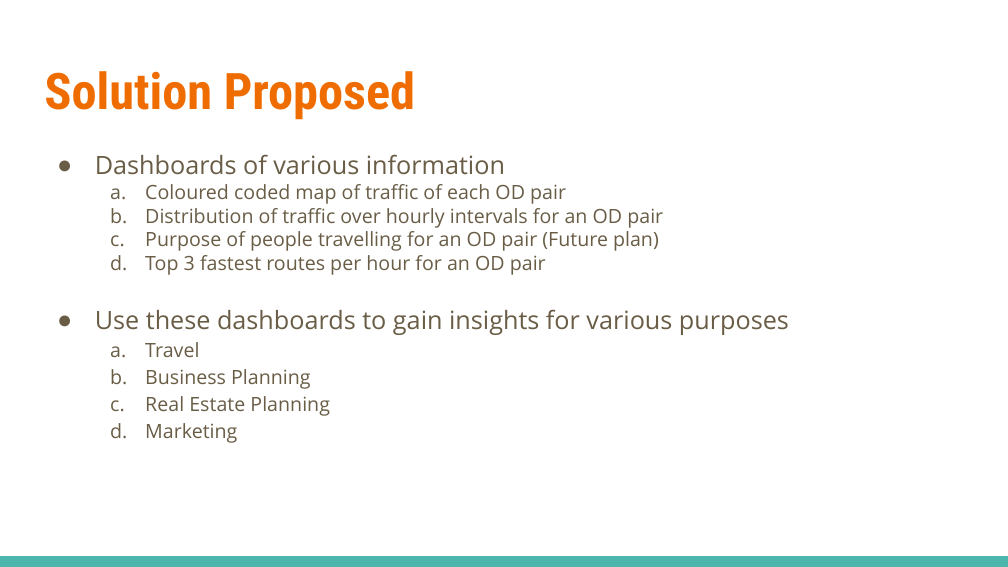
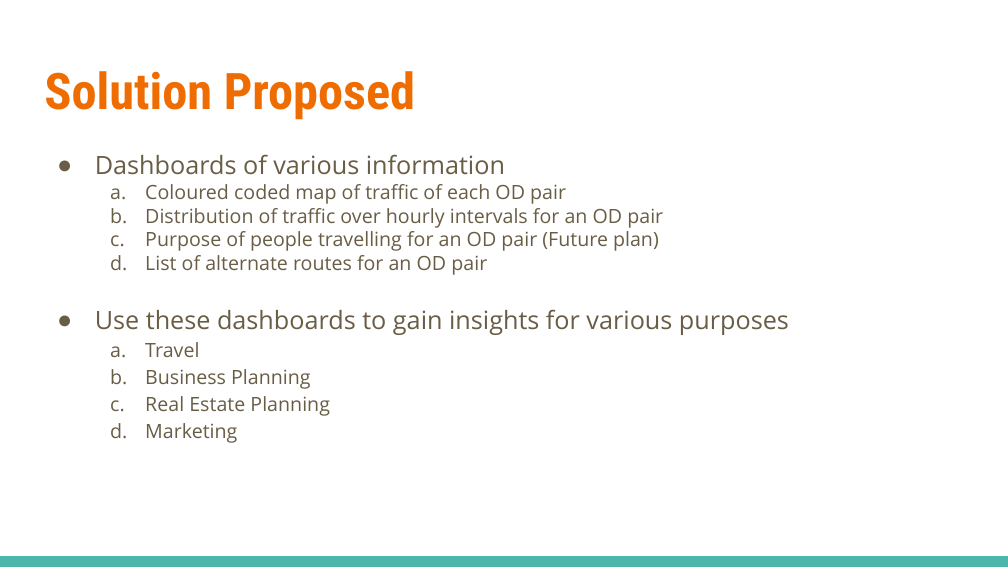
Before and after one commit to zax456/DataSpark-Datathon, a slide deck: slide 9 of SparkMove_DS_Presentation.pptx. Drawn at 1008x567 pixels with LibreOffice and Linux fonts; fonts in the diff are those of the drawing. Boxes give left, top, right and bottom in pixels: in the first picture for what was removed or moved away, otherwise in the second. Text is boxed around its words. In the diff, an @@ line names an element or a change of style, - is before the commit and + after.

```diff
--- a/SparkMove_DS_Presentation.pptx
+++ b/SparkMove_DS_Presentation.pptx
@@ text at [145, 255, 487, 275]: text changed @@
-  d. Top 3 fastest routes per hour for an OD pair
+  d. List of alternate routes for an OD pair
```
Also in this commit, not shown: 1 other slide changed.
